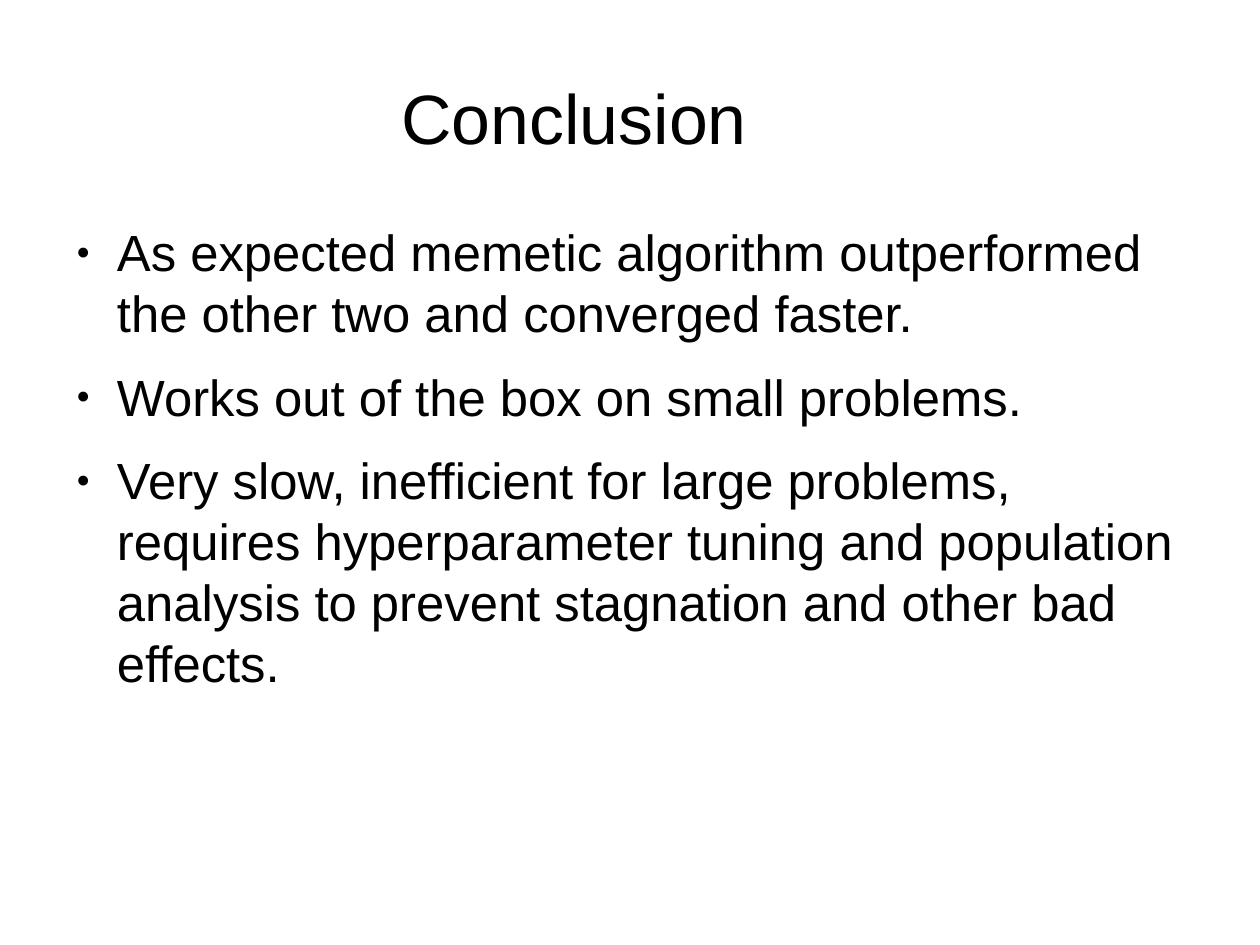
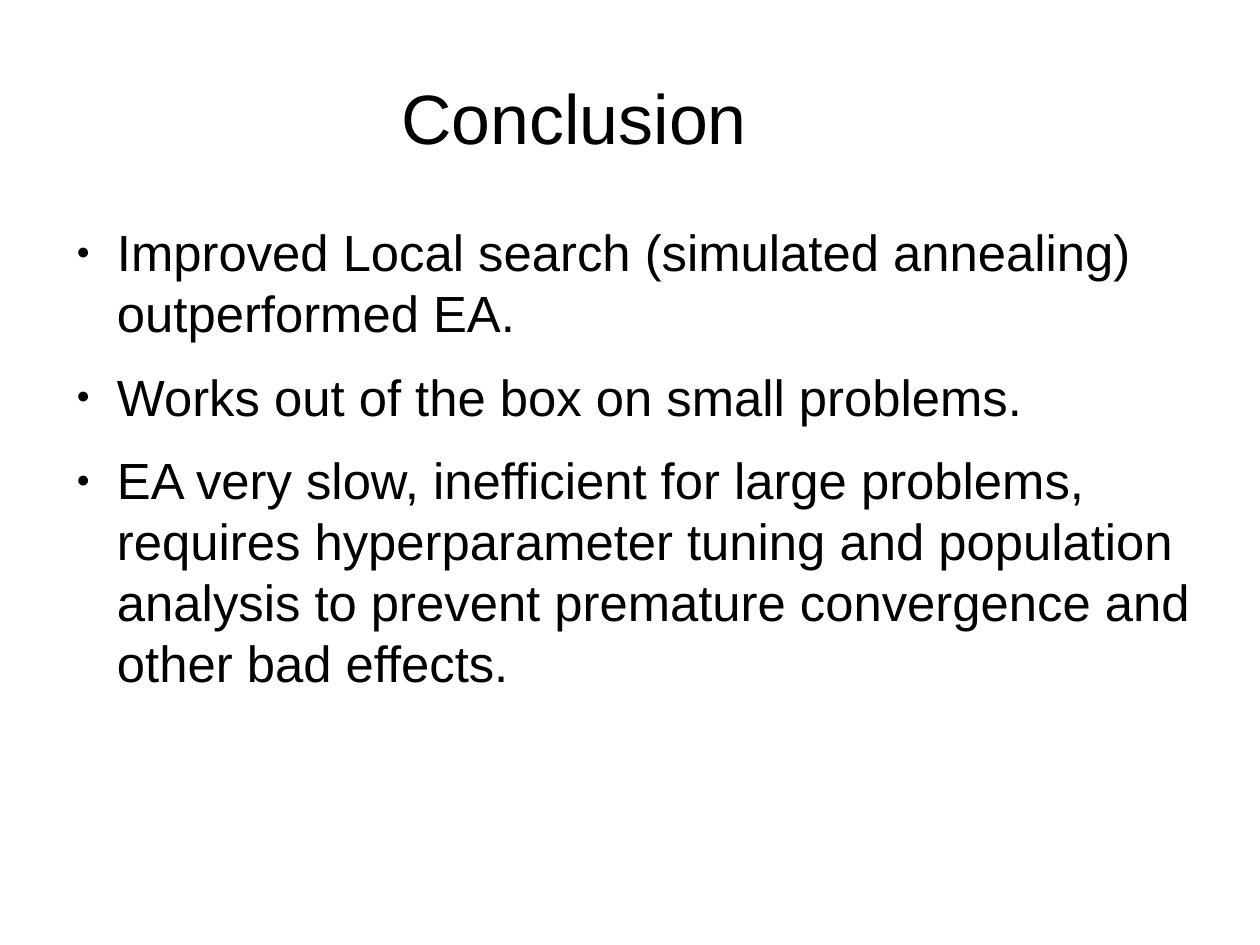
Before and after one commit to silverjoda/Joda_research, a slide deck: slide 11 of EOA/bia_latex_template/prez.odp. Drawn at 1260x945 pixels with LibreOffice and Linux fonts; fonts in the diff are those of the drawing. Boxes give left, top, right and bottom in pixels: in the first picture for what was removed or moved away, otherwise in the second. Text is boxed around its words. In the diff, an @@ line names an element or a change of style, - is before the commit and + after.

```diff
--- a/EOA/bia_latex_template/prez.odp
+++ b/EOA/bia_latex_template/prez.odp
@@ text at [117, 234, 1130, 343]: text changed @@
-● As expected memetic algorithm outperformed the other two and converged faster.
+● Improved Local search (simulated annealing) outperformed EA.
@@ text at [117, 462, 1190, 683]: text changed @@
-● Very slow, inefficient for large problems, requires hyperparameter tuning and population analysis to prevent stagnation and other bad effects.
+● EA very slow, inefficient for large problems, requires hyperparameter tuning and population analysis to prevent premature convergence and other bad effects.
```
Also in this commit, not shown: 3 other slides changed, 9 other files.
